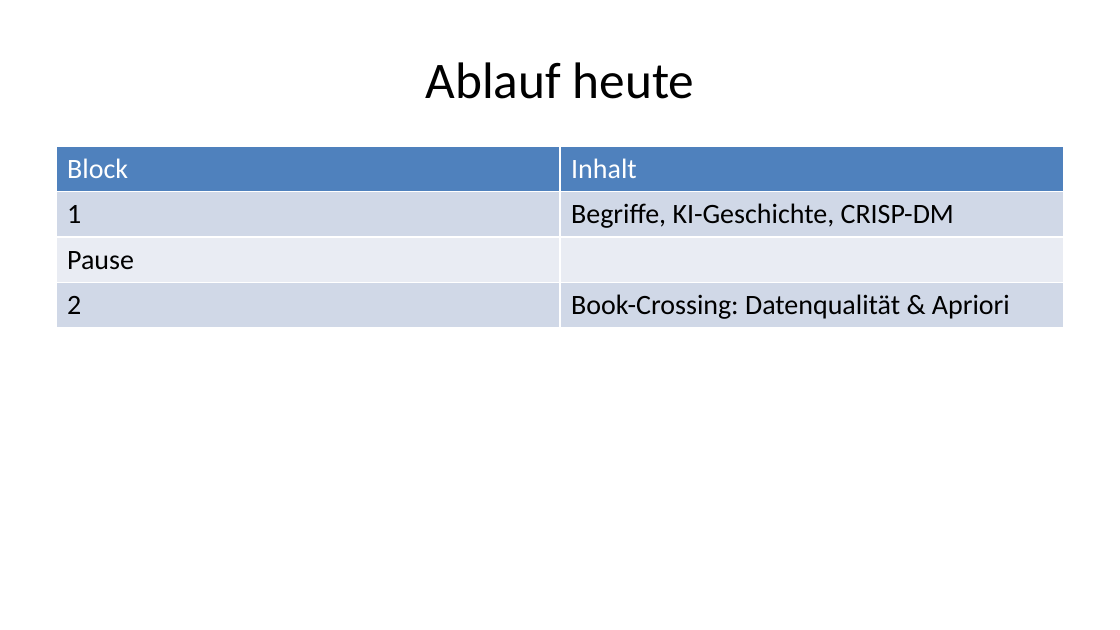
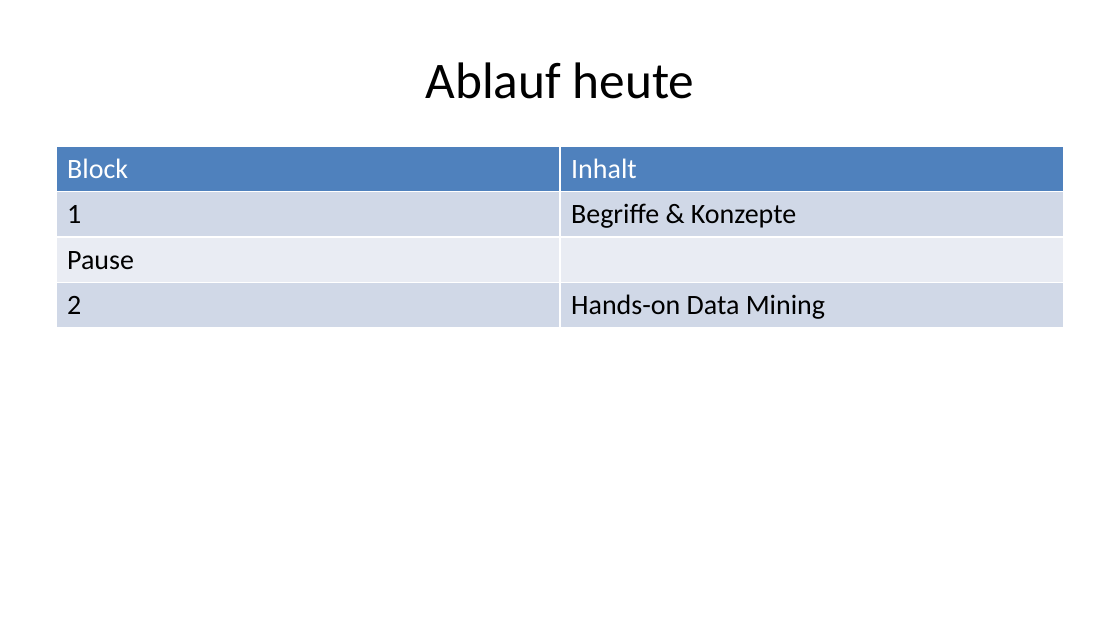
Before and after one commit to daswesen/2026-hu-berlin-data-mining, a slide deck: slide 4 of Konsultation_IBI_Deck.pptx. Drawn at 1120x630 pixels with LibreOffice and Linux fonts; fonts in the diff are those of the drawing. Boxes give left, top, right and bottom in pixels: in the first picture for what was removed or moved away, otherwise in the second. Text is boxed around its words. In the diff, an @@ line names an element or a change of style, - is before the commit and + after.

```diff
--- a/Konsultation_IBI_Deck.pptx
+++ b/Konsultation_IBI_Deck.pptx
@@ table at <box>56,147,1064,562</box> @@
-row 2, column 2: Begriffe, KI-Geschichte, CRISP-DM
+row 2, column 2: Begriffe & Konzepte
-row 4, column 2: Book-Crossing: Datenqualität & Apriori
+row 4, column 2: Hands-on Data Mining
```
Also in this commit, not shown: 15 other slides changed, 5 slides added, 5 slides removed, 52 other files.
